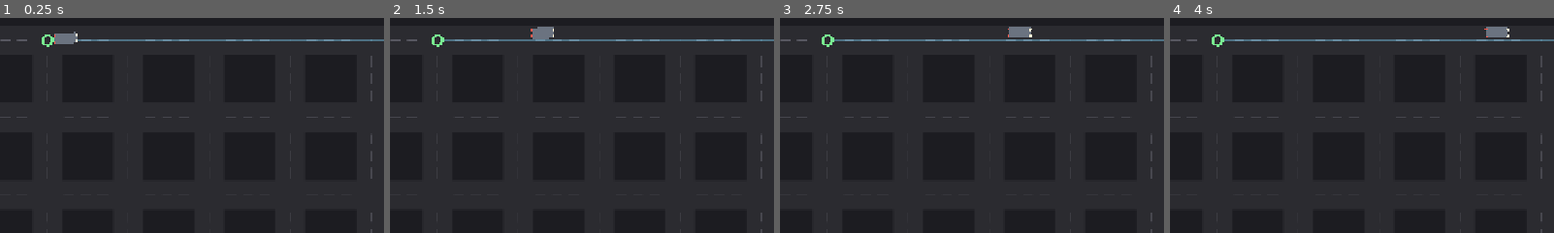
Above: before the commit, frames 1-4 (left to right).
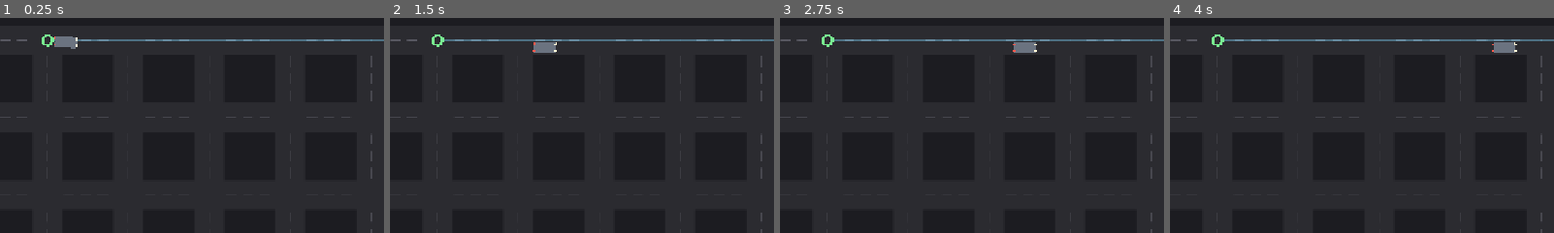
Above: after the commit, the same moments.

Repository: kristofsw/city-traffic-sim
Game: Godot game, scene res://scenes/main.tscn
Two runs of this game, one before a commit and one after it. Both use one fixed random seed, a clock stepped at 60 frames per second and the inputs below.
Inputs:
- Up to frame 1 (0.25 s): no input
- Up to frame 2 (1.5 s): tap Enter at 0.5 s; tap Space at 1.25 s
- Up to frame 3 (2.75 s): tap Enter at 2 s
- Up to frame 4 (4 s): tap Space at 2.75 s; tap Enter at 3.5 s
The pictures show only the part of the screen within x 28-78%, y 0-50%; the shares and areas given below are measured in that part.

The runs differ from the first frame. In frame 1, 0.2% of the frame differs, in the area x 14-21%, y 6-15%; in frame 2, 0.6%, in the area x 36-44%, y 4-17%; in frame 3, 0.6%; in frame 4, 0.6%.

Commit message:
fix: correct right-hand perpendicular and G1-continuous bezier turns
- The 'right-hand perpendicular' was actually the left-hand one in
  Godot's y-down screen space (Vector2(d.y, -d.x) is left, not right).
  Fixed to Vector2(-d.y, d.x). The car now drives on the right lane
  from the driver's perspective (Belgium-style), as intended.
- The bezier leave point was computed backwards (pushed toward the
  intersection instead of into the next segment), causing wonky arcs.
  Now leave = next_entry + next_dir * turn_radius.
- The bezier control point is now the intersection of the two offset
  tangent lines (proper G1-continuous quadratic bezier) instead of an
  arbitrary point on one segment's offset line. Turns are smooth.
- Clamp turn_radius to 40% of the shorter adjacent segment to avoid
  arc overlap on short segments.
- Verified via lane-invariant log: steady +12 on straights, smooth
  ramp through arcs, no discontinuities, never enters oncoming lane.

Diff:
--- a/scripts/vehicle_controller.gd
+++ b/scripts/vehicle_controller.gd
@@ -51,63 +51,71 @@
 			out.append(graph.world_of(p[0]))
 		return out
 
-	# Per-segment entry/exit on the right-hand side.
+	# Per-segment data: direction, right-hand perpendicular, entry/exit offsets.
+	var dirs: Array[Vector2] = []
+	var perps: Array[Vector2] = []
 	var entries: Array[Vector2] = []
 	var exits: Array[Vector2] = []
-	var perps: Array[Vector2] = []
 	for i in range(p.size() - 1):
 		var a: Vector2 = graph.world_of(p[i])
 		var b: Vector2 = graph.world_of(p[i + 1])
 		var d: Vector2 = (b - a).normalized()
-		var perp: Vector2 = Vector2(d.y, -d.x)  # right-hand perpendicular (y-down)
+		var perp: Vector2 = Vector2(-d.y, d.x)  # right-hand perpendicular in y-down screen space
+		dirs.append(d)
 		perps.append(perp)
 		entries.append(a + perp * lane_offset)
 		exits.append(b + perp * lane_offset)
 
-	# Assemble: straight(entry -> approach) + bezier(approach -> leave) + straight(leave -> exit)
+	# Build a continuous trajectory: alternating straight portions and bezier
+	# arcs at intersections. The car never leaves the right-hand side because
+	# every waypoint is offset by its segment's right-hand perpendicular.
+	var current_pos: Vector2 = entries[0]
+	out.append(current_pos)
+
 	for i in range(p.size() - 1):
-		var entry: Vector2 = entries[i]
-		var exit: Vector2 = exits[i]
-		var seg_len: float = entry.distance_to(exit)
-
-		if i < p.size() - 2:
-			# Straight portion up to 'approach' (pulled back by turn_radius from exit).
-			var approach: Vector2 = exit - (exit - entry).normalized() * turn_radius
-			if entry.distance_to(approach) > arrival_radius:
-				out.append(entry)
-				if approach.distance_to(entry) > turn_radius:
-					out.append(approach)
-				else:
-					out.append(exit)  # segment too short; just go to exit
+		var is_last: bool = (i == p.size() - 2)
+		var has_turn: bool = false
+		if not is_last:
+			has_turn = dirs[i].dot(dirs[i + 1]) < 0.99
+
+		if is_last or not has_turn:
+			# Straight through to the exit of this segment.
+			if current_pos.distance_to(exits[i]) > 1.0:
+				out.append(exits[i])
+			current_pos = exits[i]
+		else:
+			# Turn: straight to approach point, then bezier arc to leave point.
+			var seg_len: float = entries[i].distance_to(exits[i])
+			var next_seg_len: float = entries[i + 1].distance_to(exits[i + 1])
+			var tr: float = min(turn_radius, seg_len * 0.4, next_seg_len * 0.4)
+			tr = max(tr, 2.0)
+
+			var approach: Vector2 = exits[i] - dirs[i] * tr
+			var leave: Vector2 = entries[i + 1] + dirs[i + 1] * tr
+
+			# Straight portion: current_pos -> approach
+			if current_pos.distance_to(approach) > 1.0:
+				out.append(approach)
+
+			# Bezier control point: intersection of the two offset tangent lines.
+			# Line 1: through approach, direction dirs[i]
+			# Line 2: through leave, direction dirs[i+1]
+			# This produces a G1-continuous arc with correct tangents on both sides.
+			var cross: float = dirs[i].x * dirs[i + 1].y - dirs[i].y * dirs[i + 1].x
+			if abs(cross) < 0.001:
+				# Near-parallel fallback (shouldn't happen for real turns).
+				out.append(leave)
 			else:
-				out.append(entry)
-			# Bezier from approach to next segment's 'leave' point.
-			var next_perp: Vector2 = perps[i + 1]
-			var next_entry: Vector2 = entries[i + 1]
-			var leave: Vector2 = next_entry + (next_entry - exits[i + 1]).normalized() * turn_radius
-			# Control point: the right-hand corner of the intersection = intersection
-			# center offset by perp of the CURRENT segment (keeps arc on the right
-			# side as the car enters the turn) -- this yields a smooth tangent handoff.
-			var center: Vector2 = graph.world_of(p[i + 1])
-			var control: Vector2 = center + perps[i] * lane_offset
-			# If the next segment is straight-on (same direction), skip the arc.
-			var cur_dir: Vector2 = (graph.world_of(p[i + 1]) - graph.world_of(p[i])).normalized()
-			var nxt_dir: Vector2 = (graph.world_of(p[i + 2]) - graph.world_of(p[i + 1])).normalized()
-			if cur_dir.dot(nxt_dir) > 0.99:
-				# No turn; just continue straight through.
-				out.append(exit)
-			else:
-				# Sample the quadratic bezier: B(t) = (1-t)^2 P0 + 2(1-t)t C + t^2 P1
-				var p0: Vector2 = approach if approach.distance_to(entry) > turn_radius else exit
-				var p1: Vector2 = leave
+				var delta: Vector2 = leave - approach
+				var t_ctrl: float = (delta.x * dirs[i + 1].y - delta.y * dirs[i + 1].x) / cross
+				var control: Vector2 = approach + dirs[i] * t_ctrl
+				# Sample quadratic bezier: B(t) = (1-t)^2 P0 + 2(1-t)t C + t^2 P1
 				for s in range(1, bezier_samples + 1):
-					var t: float = float(s) / float(bezier_samples)
-					var pt: Vector2 = p0.lerp(control, t).lerp(control.lerp(p1, t), t)
+					var bt: float = float(s) / float(bezier_samples)
+					var pt: Vector2 = approach.lerp(control, bt).lerp(control.lerp(leave, bt), bt)
 					out.append(pt)
-		else:
-			# Last segment: straight to the destination exit point.
-			out.append(entry)
-			out.append(exit)
+
+			current_pos = leave
 	return out
 
 func _process(delta: float) -> void:
@@ -178,7 +186,7 @@
 	var a: Vector2 = graph.world_of(path[best_i])
 	var b: Vector2 = graph.world_of(path[best_i + 1])
 	var d: Vector2 = (b - a).normalized()
-	var perp: Vector2 = Vector2(d.y, -d.x)  # right-hand
+	var perp: Vector2 = Vector2(-d.y, d.x)  # right-hand perpendicular (y-down screen space)
 	return (position_on_road - a).dot(perp)
 
 func _draw() -> void:
